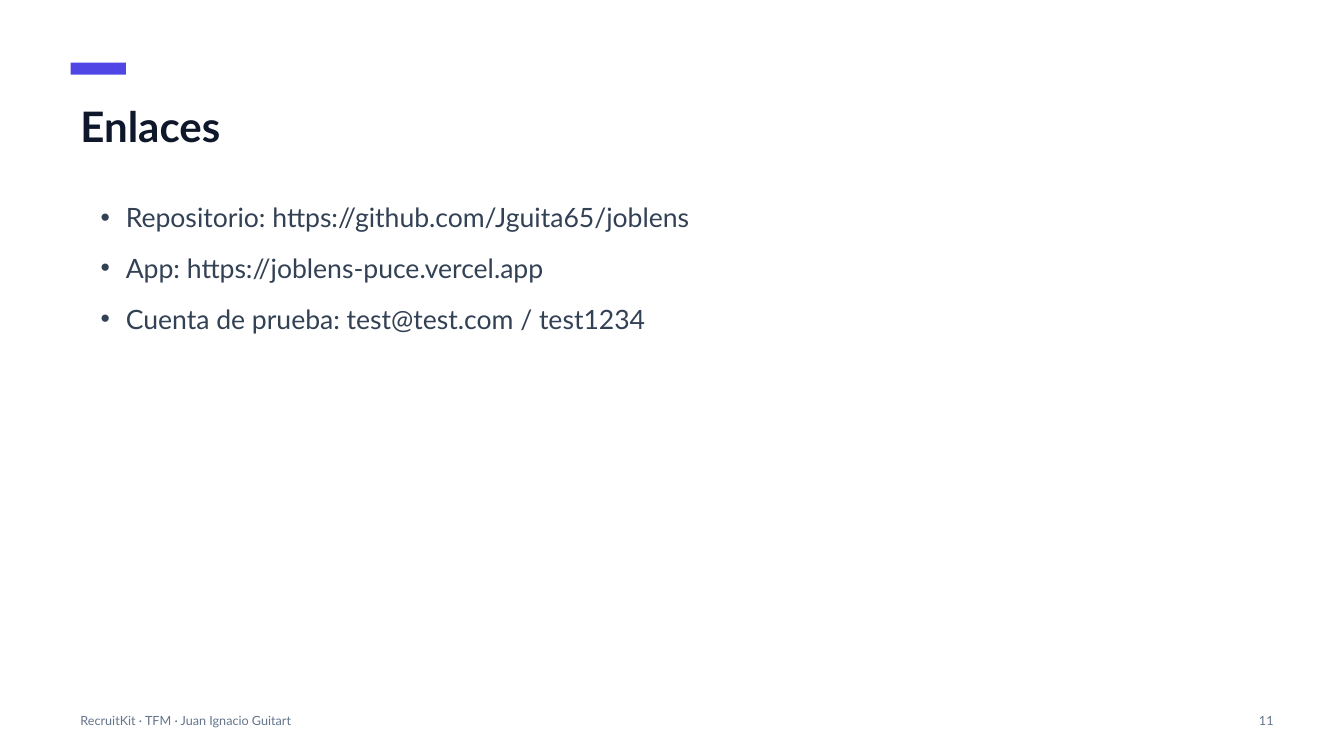
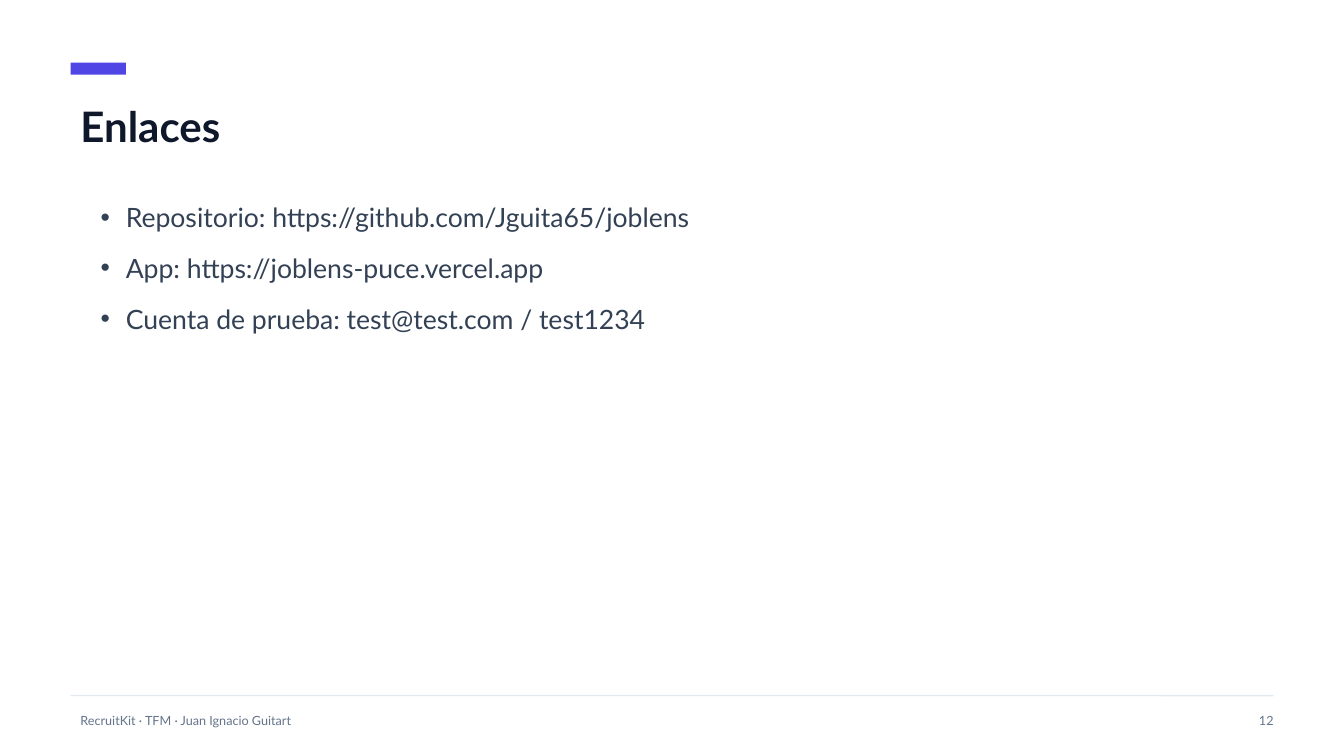
Before and after one commit to Jguita65/joblens, a slide deck: slide 12 of slides.pptx (slide 11 before the commit). Drawn at 1344x756 pixels with LibreOffice and Linux fonts; fonts in the diff are those of the drawing. Boxes give left, top, right and bottom in pixels: in the first picture for what was removed or moved away, otherwise in the second. Text is boxed around its words. In the diff, an @@ line names an element or a change of style, - is before the commit and + after.

```diff
--- a/slides.pptx
+++ b/slides.pptx
@@ line added from (71, 696) to (1273, 696), #E2E8F0 1 pt @@
@@ text at box(1259, 716, 1274, 725): text changed @@
-11
+12
```
Also in this commit, not shown: 10 other slides changed, 1 slide added, 3 other files.
